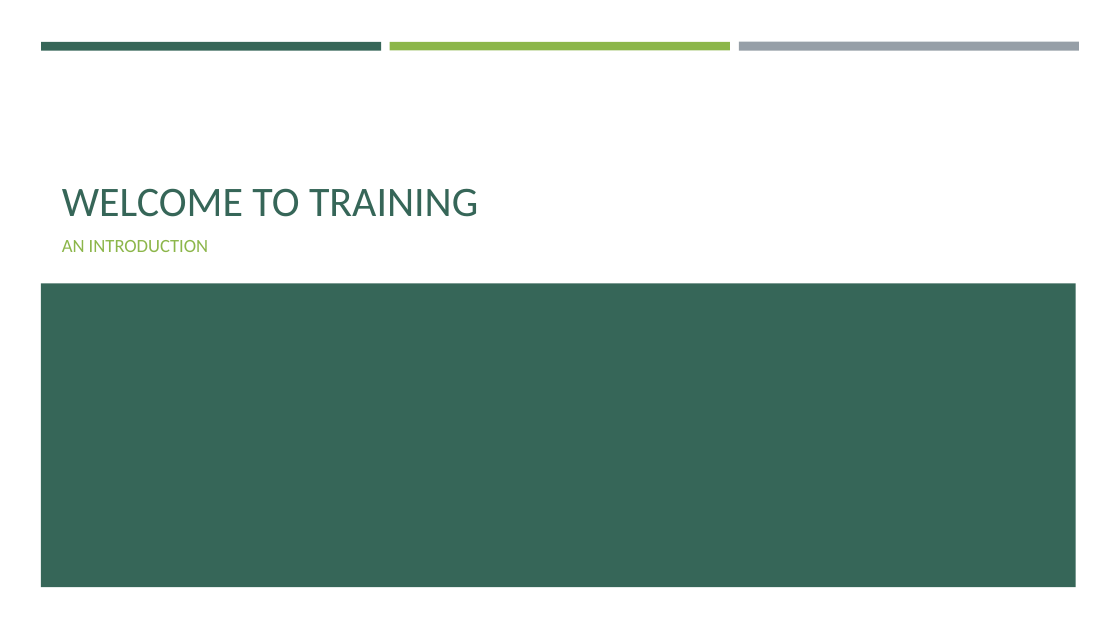
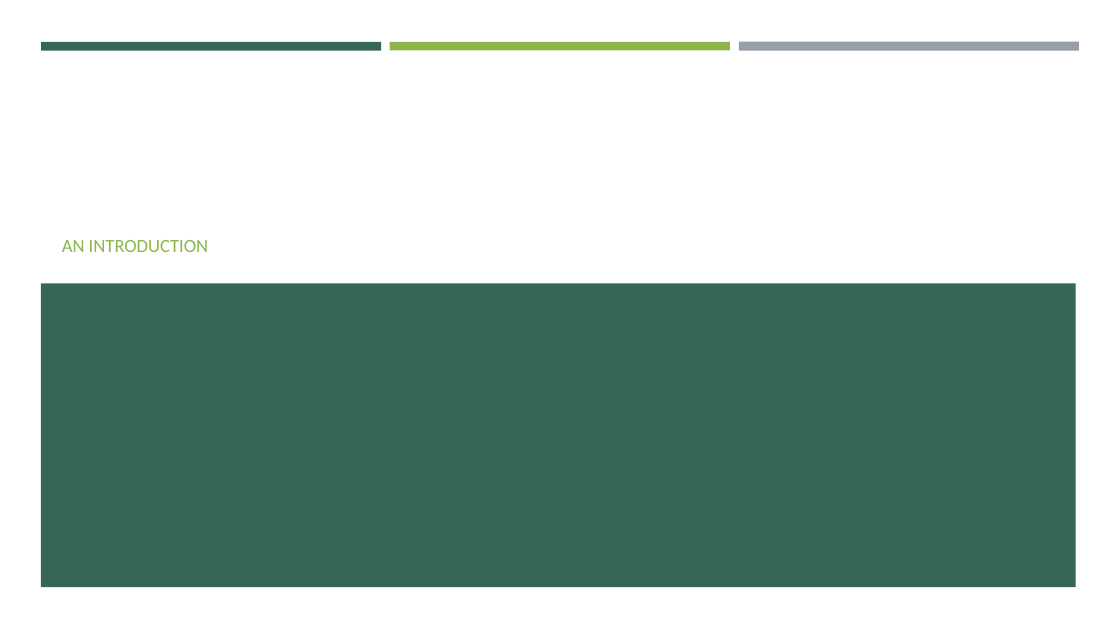
Before and after one commit to e-m-wilson/data_engineering, a slide deck: slide 1 of spark/Syllabus.pptx. Drawn at 1120x630 pixels with LibreOffice and Linux fonts; fonts in the diff are those of the drawing. Boxes give left, top, right and bottom in pixels: in the first picture for what was removed or moved away, otherwise in the second. Text is boxed around its words. In the diff, an @@ line names an element or a change of style, - is before the commit and + after.

```diff
--- a/spark/Syllabus.pptx
+++ b/spark/Syllabus.pptx
@@ title removed at <box>62,188,478,217</box> @@
-WELCOME TO TRAINING
```
Also in this commit, not shown: 2 other slides changed, 3 slides added, 3 slides removed, 8 other files.
